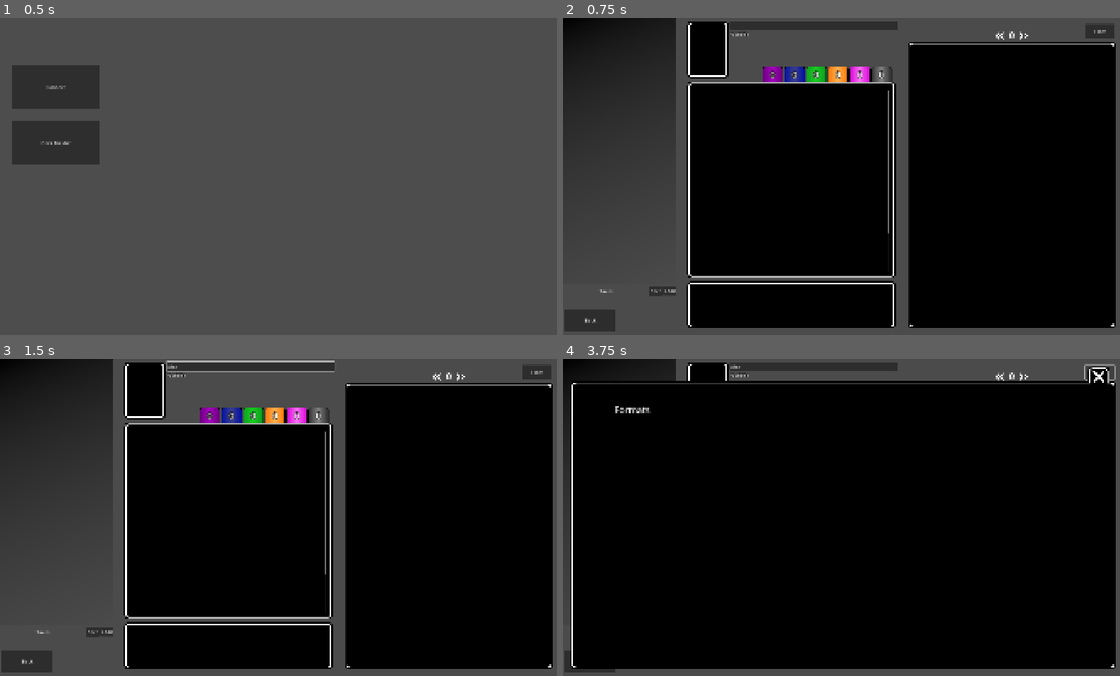
Above: before the commit, frames 1-4 (two rows, left to right).
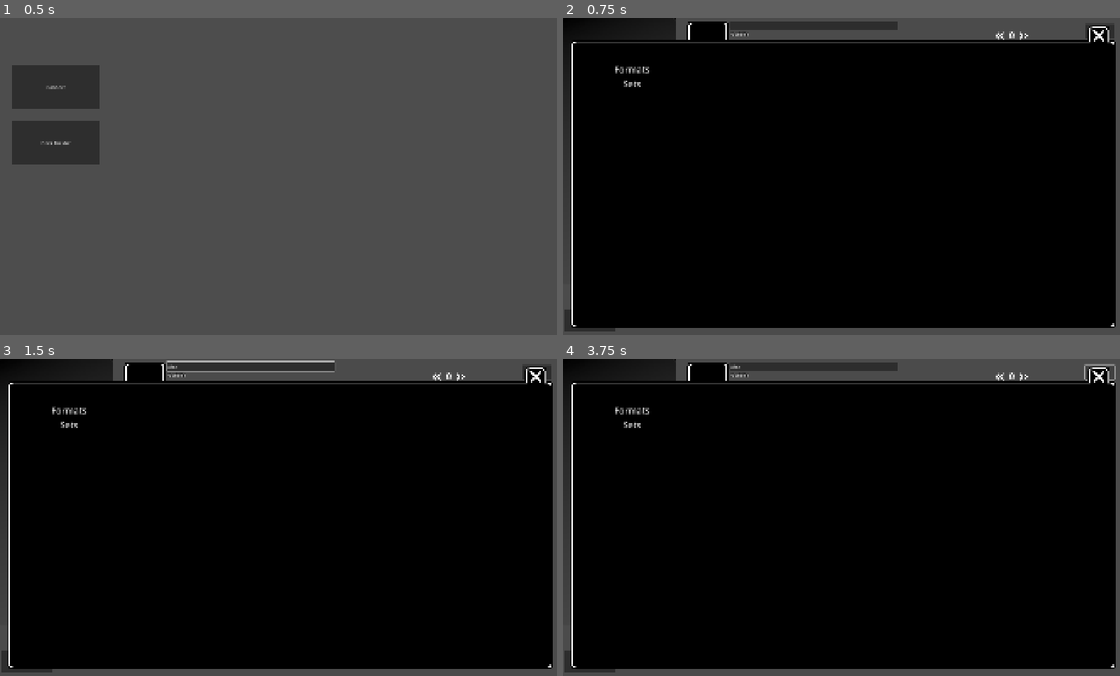
Above: after the commit, the same moments.

Repository: skavinger/UVS_Sim
Game: Godot game, scene res://GameObj/main.tscn
Same seed, same stepped clock (60 frames per second), same inputs: the game is played once before the commit and once after it.
Inputs (mouse positions are in pixels of both pictures, inside the frame that each line leads up to):
- Up to frame 1 (0.5 s): no input
- Up to frame 2 (0.75 s): click "Deck Builder" at 0.5 s
- Up to frame 3 (1.5 s): click (250, 365) at 1.27 s; type "Alex" at 1.35 s
- Up to frame 4 (3.75 s): click (629, 425) at 2 s, where only the run after the commit has a clickable "Sets"; click "Formats" at 2.75 s; click "Filter" at 3.5 s

Frame 1 is identical in both runs. In frame 2, 27% of the frame differs, in the area x 1-100%, y 2-98%; in frame 3, 27%; in frame 4, 0.1%.
Error in both runs: Cannot call method 'get_directories' on a null value. (res://Scripts/card_data_base_handler.gd:9)

Commit message:
Add sets to filter window

Diff:
--- a/GameObj/DeckBuilder.tscn
+++ b/GameObj/DeckBuilder.tscn
@@ -11,7 +11,7 @@
 script = ExtResource("1_bjh7i")
 
 [node name="FilterWindow" type="Control" parent="."]
-z_index = -1000
+z_index = 100
 layout_mode = 3
 anchors_preset = 0
 offset_right = 40.0
@@ -40,12 +40,21 @@
 z_index = 100
 layout_mode = 0
 offset_left = 95.0
-offset_top = 148.0
-offset_right = 377.0
-offset_bottom = 198.0
-theme_override_colors/font_color = Color(0.875, 0.875, 0.875, 1)
+offset_top = 150.0
+offset_right = 375.0
+offset_bottom = 200.0
 theme_override_font_sizes/font_size = 30
 text = "Formats"
+
+[node name="Sets" type="MenuButton" parent="FilterWindow"]
+z_index = 100
+layout_mode = 0
+offset_left = 95.0
+offset_top = 200.0
+offset_right = 375.0
+offset_bottom = 250.0
+theme_override_font_sizes/font_size = 30
+text = "Sets"
 
 [node name="Background" type="TextureButton" parent="."]
 offset_right = 40.0
--- a/GameObj/filter_window.gd
+++ b/GameObj/filter_window.gd
@@ -1,7 +1,8 @@
 extends Control
 
 var filter = {
-	"format": ""
+	"format": "",
+	"sets": []
 }
 
 func _ready() -> void:
@@ -10,7 +11,29 @@
 		$Formats.get_popup().add_item(formats[i])
 	$Formats.get_popup().id_pressed.connect(_format_selected)
 
+	var sets = CardDatabase.getSets()
+	for i in range(sets.size()):
+		$Sets.get_popup().add_check_item(sets[i])
+	$Sets.get_popup().hide_on_checkable_item_selection = false
+	$Sets.get_popup().id_pressed.connect(_sets_selected)
+
 func _format_selected(id):
-	var format = $Formats.get_popup().get_item_text(id)
-	filter.format = format
-	$Formats.text = format
+	var formatName = $Formats.get_popup().get_item_text(id)
+	filter.format = formatName
+	$Formats.text = formatName
+	var formatList = CardDatabase.getFormat(formatName)
+	$Sets.get_popup().clear()
+	for i in range(formatList.size()):
+		$Sets.get_popup().add_check_item(formatList[i])
+
+func _sets_selected(id):
+	var setName = $Sets.get_popup().get_item_text(id)
+	if $Sets.get_popup().is_item_checked(id):
+		$Sets.get_popup().set_item_checked(id, false)
+		for i in range(filter.sets.size()):
+			if filter.sets[i] == setName:
+				filter.sets.remove_at(i)
+				break
+	else:
+		$Sets.get_popup().set_item_checked(id, true)
+		filter.sets.append(setName)
--- a/Scripts/card_data_base_handler.gd
+++ b/Scripts/card_data_base_handler.gd
@@ -18,6 +18,9 @@
 	formatList = FileAccess.get_file_as_string("user://SetData/formats.json")
 	formatList = JSON.parse_string(formatList).formats
 
+func getFormat(format):
+	return formatList[format]
+
 func getFormats():
 	return formatList.keys()
 
@@ -33,6 +36,13 @@
 		if(dataBaseEntries[i].setName == setData):
 			return dataBaseEntries[i]
 
+func getSets():
+	var sets = []
+	var setDatabases = self.get_children()
+	for i in range(setDatabases.size()):
+		sets.append(setDatabases[i].setName)
+	return sets
+
 func getCardsFromFilter(filter):
 	var returnCards = []
 	for i in range(filter.sets.size()):
